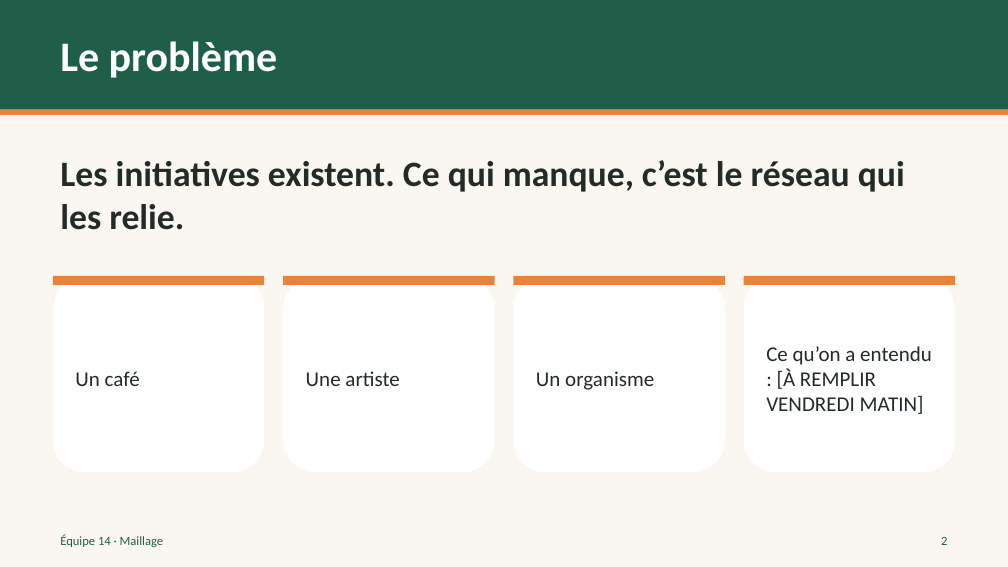
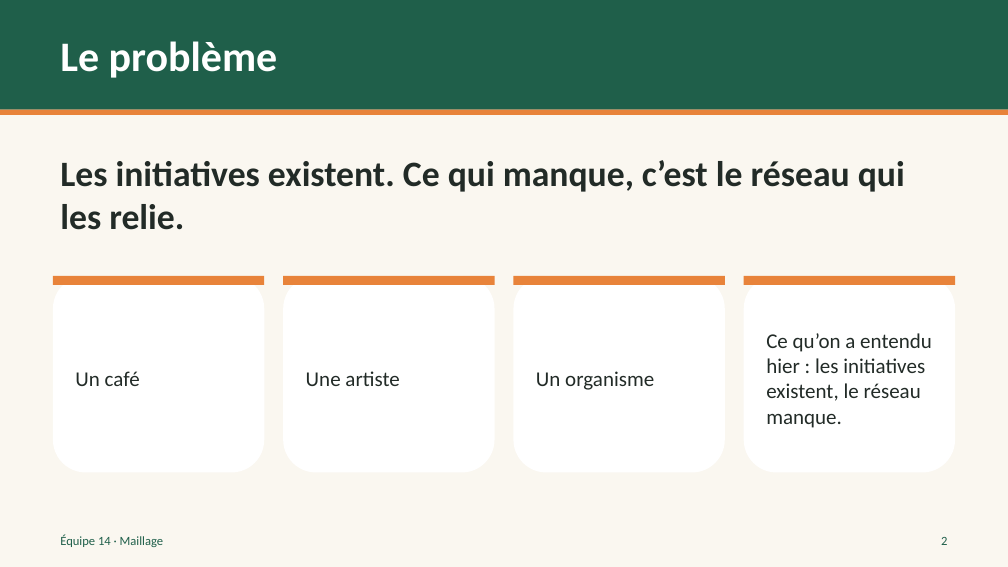
Before and after one commit to cianthiffault2006-png/hackathon-saint-roch-2026, a slide deck: slide 2 of docs/pitch/Maillage.pptx. Drawn at 1008x567 pixels with LibreOffice and Linux fonts; fonts in the diff are those of the drawing. Boxes give left, top, right and bottom in pixels: in the first picture for what was removed or moved away, otherwise in the second. Text is boxed around its words. In the diff, an @@ line names an element or a change of style, - is before the commit and + after.

```diff
--- a/docs/pitch/Maillage.pptx
+++ b/docs/pitch/Maillage.pptx
@@ text at [766,333,932,428]: text changed @@
-Ce qu’on a entendu : [À REMPLIR VENDREDI MATIN]
+Ce qu’on a entendu hier : les initiatives existent, le réseau manque.
```
Also in this commit, not shown: 6 other slides changed, 12 other files.
